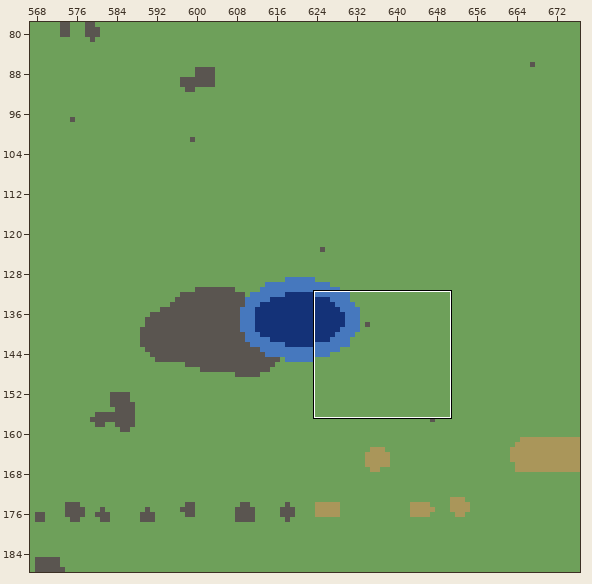
Tiled map (JSON): packages/content/maps-src/big-country.tmj. The picture above shows the old version from afar; the outline marks the close-up.
Close-up. Old version:
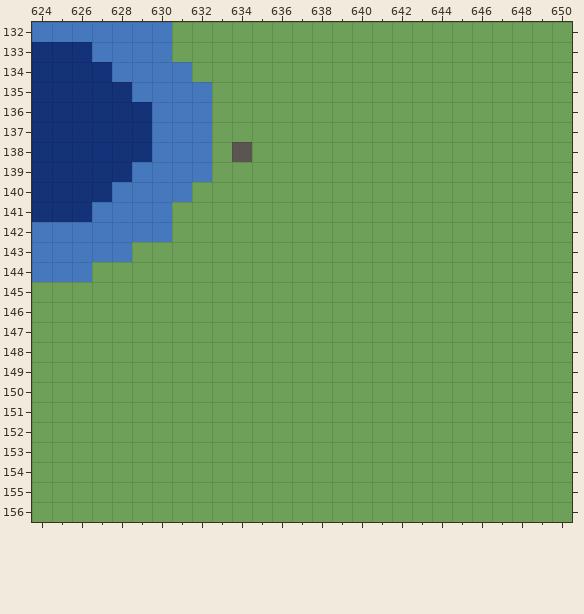
Cells are 32x32 px. Shown: x 624..650, y 132..156. The commit also changed other parts of the map, which this record leaves out.
And afterwards:
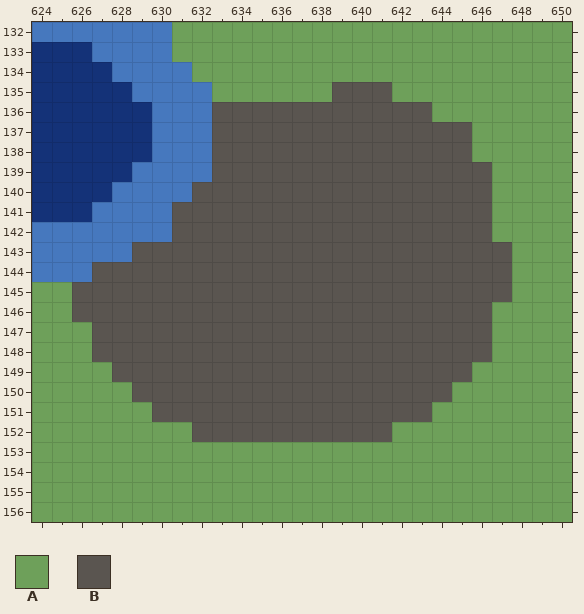
Key: from "zones": A 0, B 2.
_ is an empty cell.
Tiles replaced or removed in this view: A.
From old to new:
Changed rows in their new state; . is an unchanged cell.
Layer "terrain":
first column x 626:
135 .............BBB......
136 .......BBBBBBBBBBB....
137 .......BBBBBBBBBBBBB..
138 .......B.BBBBBBBBBBB..
139 .......BBBBBBBBBBBBBB.
140 ......BBBBBBBBBBBBBBB.
141 .....BBBBBBBBBBBBBBBB.
142 .....BBBBBBBBBBBBBBBB.
143 ...BBBBBBBBBBBBBBBBBBB
144 .BBBBBBBBBBBBBBBBBBBBB
145 BBBBBBBBBBBBBBBBBBBBBB
146 BBBBBBBBBBBBBBBBBBBBB.
147 .BBBBBBBBBBBBBBBBBBBB.
148 .BBBBBBBBBBBBBBBBBBBB.
149 ..BBBBBBBBBBBBBBBBBB..
150 ...BBBBBBBBBBBBBBBB...
151 ....BBBBBBBBBBBBBB....
152 ......BBBBBBBBBB......
Where, in picture pixels (left, top, right, bottom), the same in both close-ups:
changed: (72, 82, 512, 442)
